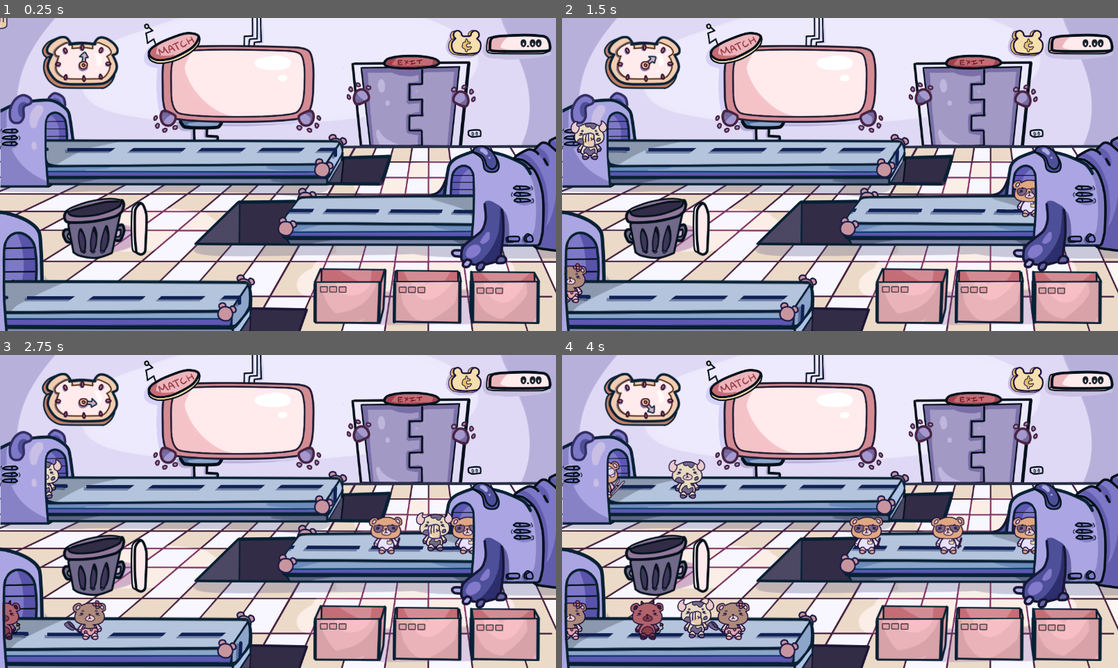
Above: before the commit, frames 1-4 (two rows, left to right).
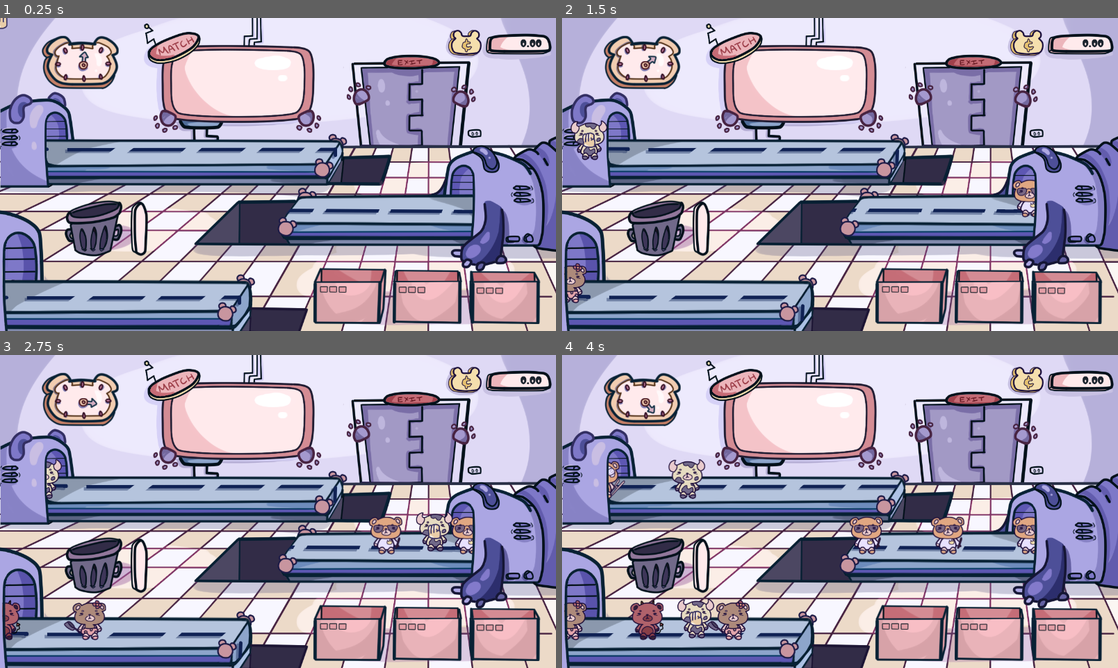
Above: after the commit, the same moments.

Repository: krasi070/GMTK-Game-Jam-2021
Game: Godot game, scene res://Main.tscn
Same seed, same stepped clock (60 frames per second), same inputs: the game is played once before the commit and once after it.
Inputs (mouse positions are in pixels of both pictures, inside the frame that each line leads up to):
- Up to frame 1 (0.25 s): no input
- Up to frame 2 (1.5 s): move the mouse to (656, 227) at 0.52 s; hold Space (next_level) 0.53-1.28 s; click (656, 227) at 0.67 s; move the mouse to (589, 140) at 1.27 s; tap R (replay) at 1.35 s; click (589, 140) at 1.42 s
- Up to frame 3 (2.75 s): move the mouse to (433, 530) at 2.02 s; hold Space (next_level) from 2.03 s (still down); click (433, 530) at 2.17 s
- Up to frame 4 (4 s): move the mouse to (1029, 530) at 2.77 s; release Space (next_level) at 2.78 s; tap R (replay) at 2.85 s; click (1029, 530) at 2.92 s; move the mouse to (695, 617) at 3.52 s; hold Space (next_level) from 3.53 s (still down); click (695, 617) at 3.67 s

The runs differ from the first frame. In frame 1, 1.0% of the frame differs, in the area x 11-24%, y 57-78%; in frame 2, 1.0%; in frame 3, 1.0%; in frame 4, 1.0%.

Commit message:
Add trash can hover effect

Diff:
--- a/Bear-tter Together (Post-Jam Ver.)/scenes/TrashCan.tscn
+++ b/Bear-tter Together (Post-Jam Ver.)/scenes/TrashCan.tscn
@@ -10,10 +10,10 @@
 extents = Vector2( 64.9438, 65.5158 )
 
 [sub_resource type="DynamicFont" id=2]
-size = 31
+size = 36
 font_data = ExtResource( 2 )
 
-[sub_resource type="Animation" id=5]
+[sub_resource type="Animation" id=3]
 resource_name = "empty_me"
 loop = true
 tracks/0/type = "value"
@@ -41,8 +41,7 @@
 "values": [ 1 ]
 }
 
-[sub_resource type="Animation" id=3]
-resource_name = "emptying"
+[sub_resource type="Animation" id=4]
 length = 1.6
 tracks/0/type = "value"
 tracks/0/path = NodePath("SpriteContainer:scale")
@@ -89,7 +88,6 @@
 progress_depletion_speed = 2
 
 [node name="SpriteContainer" type="Node2D" parent="."]
-scale = Vector2( 1.1, 1.1 )
 
 [node name="Shadow" type="Sprite" parent="SpriteContainer"]
 position = Vector2( 42, 22 )
@@ -144,6 +142,6 @@
 }
 
 [node name="Animation" type="AnimationPlayer" parent="."]
-anims/empty_me = SubResource( 5 )
-anims/emptying = SubResource( 3 )
-anims/enlarge = SubResource( 4 )
+anims/empty_me = SubResource( 3 )
+anims/emptying = SubResource( 4 )
+anims/enlarge = SubResource( 5 )
--- a/Bear-tter Together (Post-Jam Ver.)/scripts/TrashCan.gd
+++ b/Bear-tter Together (Post-Jam Ver.)/scripts/TrashCan.gd
@@ -6,6 +6,7 @@
 const ENLARGE_ANIM := "enlarge"
 const ENLARGE_ANIM_SPEED := 7.5
 const FONT_SIZE := 28
+const HOVER_ENLARGE_SIZE := Vector2(1.05, 1.05)
 
 export var limit := 5
 export var progress_depletion_speed := 10
@@ -88,7 +89,10 @@
 
 func _on_TrashCan_mouse_entered() -> void:
 	is_mouse_in = true
+	if player.has_item():
+		sprite_container.scale = HOVER_ENLARGE_SIZE
 
 
 func _on_TrashCan_mouse_exited() -> void:
 	is_mouse_in = false
+	sprite_container.scale = Vector2.ONE
Not shown: 1 places in Bear-tter Together (Post-Jam Ver.)/scenes/TrashCan.tscn that only renumber resources
